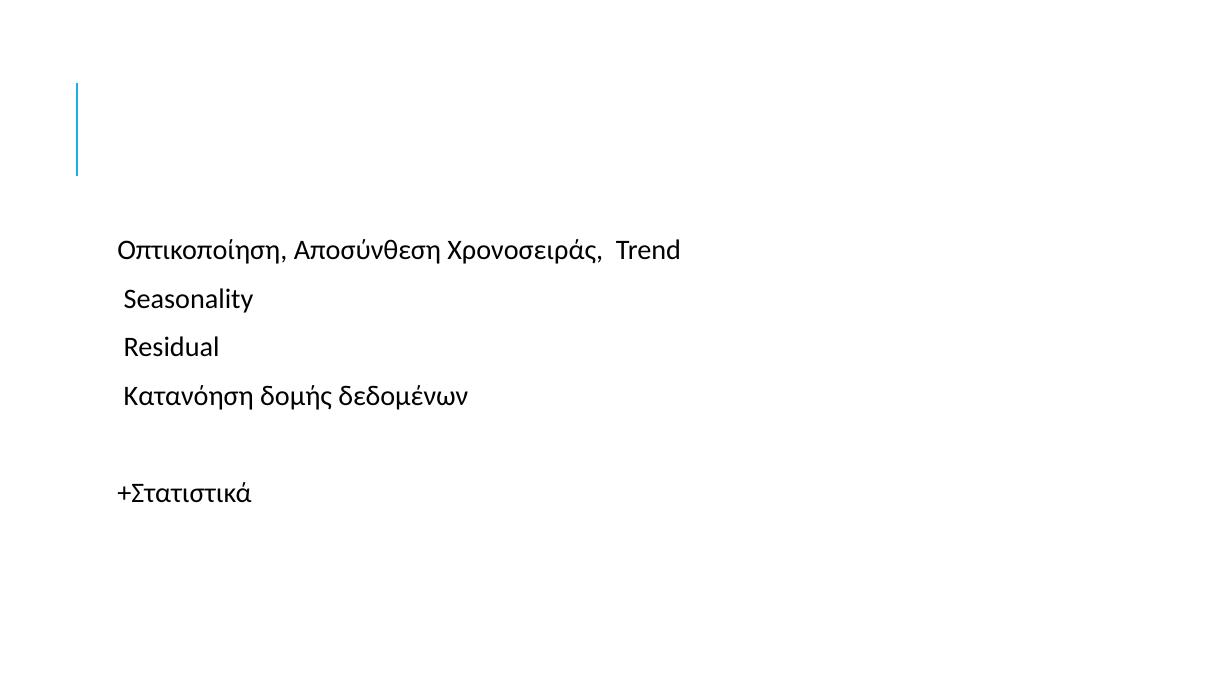
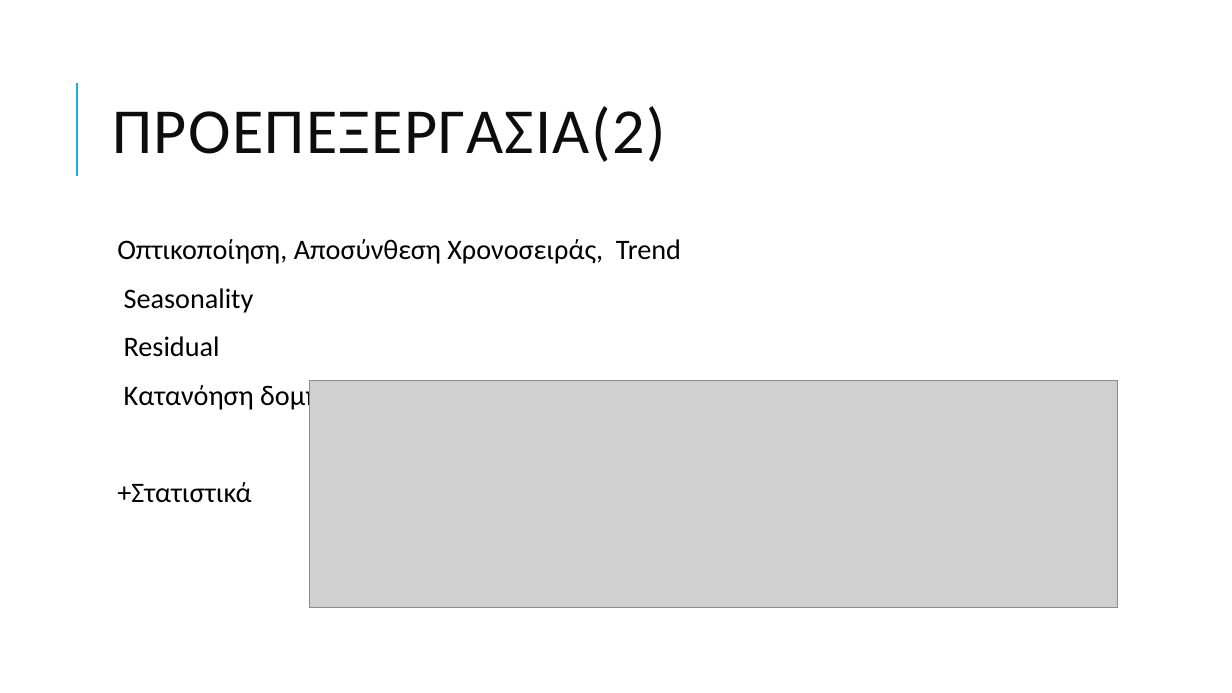
Before and after one commit to grgmyl/alibabacluster, a slide deck: slide 6 of parousiasidiktia.pptx (slide 5 before the commit). Drawn at 1232x693 pixels with LibreOffice and Linux fonts; fonts in the diff are those of the drawing; grey boxes stand for pictures. Boxes give left, top, right and bottom in pixels: in the first picture for what was removed or moved away, otherwise in the second. Text is boxed around its words. In the diff, an @@ line names an element or a change of style, - is before the commit and + after.

```diff
--- a/parousiasidiktia.pptx
+++ b/parousiasidiktia.pptx
@@ title added at [113,106,666,162], 50 pt, text #0D0D0D @@
+ΠΡΟΕΠΕΞΕΡΓΑΣΊΑ(2)
@@ picture added at [310,381,1117,607] @@
```
Also in this commit, not shown: 2 other slides changed, 6 slides added, 1 slide removed.
